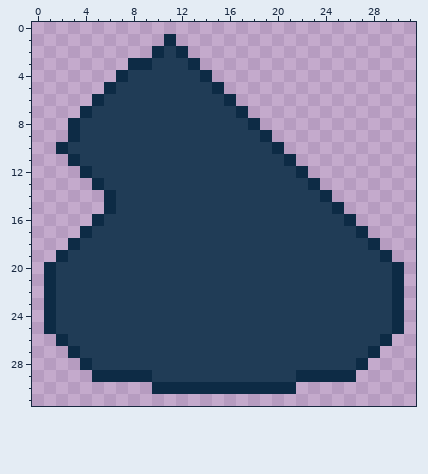
One commit to this pixel-art sprite: assets/textures/ingredients/garlic_clove.png. Above: the version before the commit.
The file is 32x32 pixels.
The result:
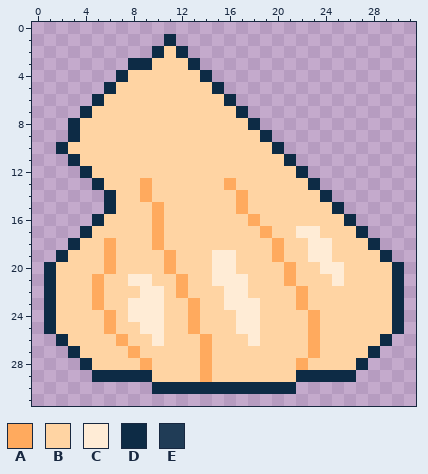
Palette (. is transparent): A #ffaa5e  B #ffd4a3  C #ffecd6  D #0d2b45  E #203c56
What changed:
Changed rows in their new state; - is an unchanged pixel.
first column x 2:
 2 ---------B------------------
 3 --------BBB-----------------
 4 ------BBBBBB----------------
 5 -----BBBBBBBB---------------
 6 ----BBBBBBBBBB--------------
 7 ---BBBBBBBBBBBB-------------
 8 --BBBBBBBBBBBBBB------------
 9 --BBBBBBBBBBBBBBB-----------
10 -BBBBBBBBBBBBBBBBB----------
11 --BBBBBBBBBBBBBBBBB---------
12 ---BBBBBBBBBBBBBBBBB--------
13 ----BBBABBBBBBABBBBBB-------
14 -----BBABBBBBBBABBBBBB------
15 -----BBBABBBBBBABBBBBBB-----
16 ----BBBBABBBBBBBABBBBBBB----
17 ---BBBBBABBBBBBBBABBCCBBB---
18 --BBABBBABBBBBBBBBABBCCBBB--
19 -BBBABBBBABBBCCBBBABBCCBBBB-
20 BBBBABBBBABBBCCBBBBABBCCBBBB
21 BBBABBCCBBABBCCCBBBABBBCBBBB
22 BBBABBBCCBABBBCCBBBBABBBBBBB
23 BBBABBCCCBBABBCCCBBBABBBBBBB
24 BBBBABCCCBBABBBCCBBBBABBBBBB
25 BBBBABBCCBBABBBCCBBBBABBBBBB
26 -BBBBABBCBBBABBBCBBBBABBBBB-
27 --BBBBABBBBBABBBBBBBBABBBB--
28 ---BBBBABBBBABBBBBBBABBBB---
29 --------BBBBABBBBBBB--------
